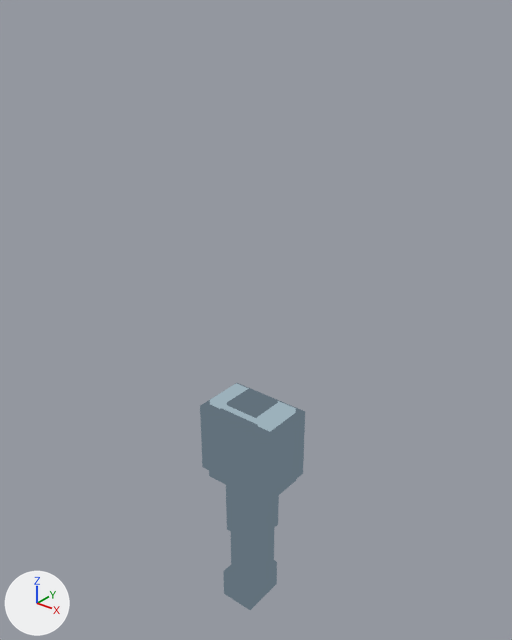
What one commit did to the glTF model assets/generated/technician.glb.
Before and after are seen from a 50 mm lens placed at (1.83, -2.25, 2.13), pointed at (-0.03, 0.07, 0.69). The lights are fixed; the arrows at lower left show +X, +Y and +Z. The picture after the commit comes second. Vertices at exactly the same position are counted once.

Names of what the first picture shows: 'technician-skin'.
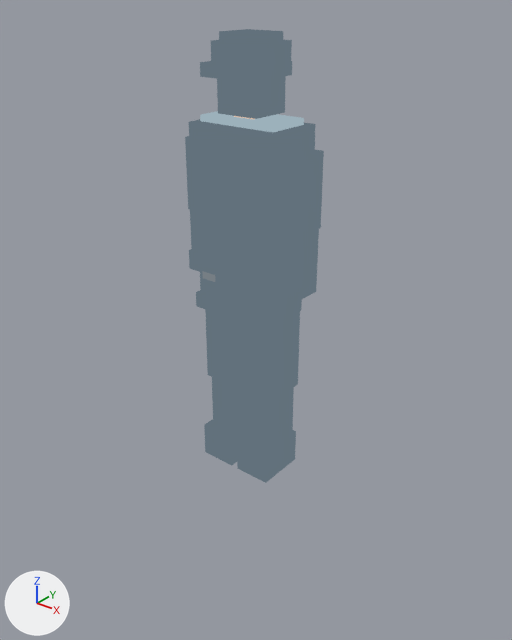
Boxes [x1, y1, x2, y2] around the edits, measured in the pictures (512 x 640 px; the box of a moved part takes in the faces that stretch with it):
'technician-skin', reshaped (32% wider, 100% taller)
    before: [200, 383, 305, 610]
    after: [185, 29, 324, 483]
part 1 of me_technician_mesh, moved or reshaped (not visible before)
    after: [202, 271, 215, 282]
part 2 of me_technician_mesh, moved or reshaped
    before: [209, 471, 296, 506]
    after: [202, 273, 302, 330]
part 3 of me_technician_mesh, moved or reshaped (not visible before)
    after: [197, 244, 279, 292]
part 4 of me_technician_mesh, moved or reshaped
    before: [245, 457, 266, 492]
    after: [243, 270, 280, 309]
part 5 of me_technician_mesh, moved or reshaped (not visible before)
    after: [200, 212, 278, 264]
part 6 of me_technician_mesh, moved or reshaped
    before: [200, 383, 305, 502]
    after: [189, 119, 316, 230]
part 7 of me_technician_mesh, moved or reshaped (not visible before)
    after: [217, 76, 286, 119]
part 8 of me_technician_mesh, moved or reshaped (mostly hidden before)
    before: [220, 408, 258, 427]
    after: [211, 40, 292, 65]
part 9 of me_technician_mesh, moved or reshaped
    before: [227, 389, 278, 418]
    after: [219, 29, 283, 43]
part 10 of me_technician_mesh, moved or reshaped
    before: [212, 424, 254, 454]
    after: [200, 61, 292, 82]
part 11 of me_technician_mesh, moved or reshaped (not visible before)
    after: [277, 148, 324, 237]
part 12 of me_technician_mesh, moved or reshaped (not visible before)
    after: [277, 229, 319, 281]
part 13 of me_technician_mesh, moved or reshaped (not visible before)
    after: [276, 272, 317, 302]
part 14 of me_technician_mesh, moved or reshaped (not visible before)
    after: [185, 136, 192, 210]
part 15 of me_technician_mesh, moved or reshaped (not visible before)
    after: [190, 210, 201, 251]
part 16 of me_technician_mesh, moved or reshaped (not visible before)
    after: [189, 249, 202, 272]
part 17 of me_technician_mesh, moved or reshaped (not visible before)
    after: [200, 272, 203, 294]
part 18 of me_technician_mesh, moved or reshaped (not visible before)
    after: [196, 290, 205, 309]
part 19 of me_technician_mesh, moved or reshaped (mostly hidden before)
    before: [226, 485, 228, 530]
    after: [241, 297, 300, 402]
part 20 of me_technician_mesh, moved or reshaped
    before: [210, 383, 296, 610]
    after: [200, 111, 304, 483]

The change, as a diff of the scene's bpy script:
```diff
--- a/assets/generated/technician.glb.py
+++ b/assets/generated/technician.glb.py
@@ me_technician_mesh @@
 # used by ob_technician_skin; location = (0.0, 0.0, 0.0)
-me_technician_mesh.from_pydata(...)  # 408 vertices, 612 faces; spans x -0.214..0.214, y -0.16..0.139, z -0.912..0.294
+me_technician_mesh.from_pydata(...)  # 408 vertices, 612 faces; spans x -0.302..0.302, y -0.16..0.139, z -0.012..1.944
+# me_technician_mesh part 1: the loose piece of 8 vertices spanning x -0.175..-0.105, y -0.13..-0.07, z -0.02..0.08 is moved by (0.0, 0.0, 0.95)
+# me_technician_mesh part 2: the loose piece of 8 vertices spanning x -0.184..0.184, y -0.124..0.124, z -0.164..0.104 is moved by (0.0, 0.0, 0.95)
+# me_technician_mesh part 3: the loose piece of 8 vertices spanning x -0.197..0.197, y -0.137..0.137, z 0.018..0.132 is moved by (0.0, 0.0, 0.95)
+# me_technician_mesh part 4: the loose piece of 8 vertices spanning x 0.075..0.195, y -0.15..-0.05, z -0.055..0.085 is moved by (0.0, 0.0, 0.95)
+# me_technician_mesh part 5: the loose piece of 8 vertices spanning x -0.189..0.189, y -0.119..0.119, z -0.104..0.244 is moved by (0.0, 0.0, 1.13)
+# me_technician_mesh part 6: the loose piece of 8 vertices spanning x -0.214..0.214, y -0.139..0.139, z -0.114..0.254 is moved by (0.0, 0.0, 1.35)
+# me_technician_mesh part 7: the loose piece of 8 vertices spanning x -0.097..0.097, y -0.092..0.092, z -0.007..0.197 is moved by (0.0, 0.0, 1.65)
+# me_technician_mesh part 8: the loose piece of 8 vertices spanning x -0.112..0.112, y -0.107..0.107, z 0.148..0.262 is moved by (0.0, 0.0, 1.65)
+# me_technician_mesh part 9: the loose piece of 8 vertices spanning x -0.089..0.089, y -0.084..0.084, z 0.196..0.294 is moved by (0.0, 0.0, 1.65)
+# me_technician_mesh part 10: the loose piece of 8 vertices spanning x -0.122..0.122, y -0.16..0.1, z 0.136..0.188 is moved by (0.0, 0.0, 1.65)
+# me_technician_mesh part 11: the loose piece of 8 vertices spanning x -0.052..0.082, y -0.072..0.072, z -0.302..0.012 is moved by (0.22, 0.0, 1.51)
+# me_technician_mesh part 12: the loose piece of 8 vertices spanning x -0.047..0.077, y -0.067..0.067, z -0.222..0.032 is moved by (0.22, 0.0, 1.21)
+# me_technician_mesh part 13: the loose piece of 8 vertices spanning x -0.05..0.08, y -0.082..0.062, z -0.28..-0.19 is moved by (0.22, 0.0, 1.21)
+# me_technician_mesh part 14: the loose piece of 8 vertices spanning x -0.082..0.052, y -0.072..0.072, z -0.302..0.012 is moved by (-0.22, 0.0, 1.51)
+# me_technician_mesh part 15: the loose piece of 8 vertices spanning x -0.077..0.047, y -0.067..0.067, z -0.222..0.032 is moved by (-0.22, 0.0, 1.21)
+# me_technician_mesh part 16: the loose piece of 8 vertices spanning x -0.08..0.05, y -0.082..0.062, z -0.28..-0.19 is moved by (-0.22, 0.0, 1.21)
+# me_technician_mesh part 17: the loose piece of 8 vertices spanning x -0.041..0.011, y -0.056..-0.004, z -0.178..0.028 is moved by (-0.22, 0.0, 0.95)
+# me_technician_mesh part 18: the loose piece of 8 vertices spanning x -0.068..0.038, y -0.06..0.0, z -0.214..-0.142 is moved by (-0.22, 0.0, 0.95)
+# me_technician_mesh part 19: the loose piece of 8 vertices spanning x -0.094..0.084, y -0.099..0.099, z -0.484..0.004 is moved by (0.11, 0.0, 0.9)
+# me_technician_mesh part 20: 216 of 408 vertices moved; they spanned x -0.2..0.2, y -0.15..0.125, z -0.912..0.28 and now span x -0.29..0.29, y -0.15..0.125, z -0.012..1.93; mean shift (-0.004, 0.0, 1.176); largest move (0.085, 0.08, 0.185) -> (0.085, 0.08, 1.835)
+# other edits to the shape of me_technician_mesh do not show in these pictures
 me_technician_mesh.materials.append(mat_rackwhite)
```
